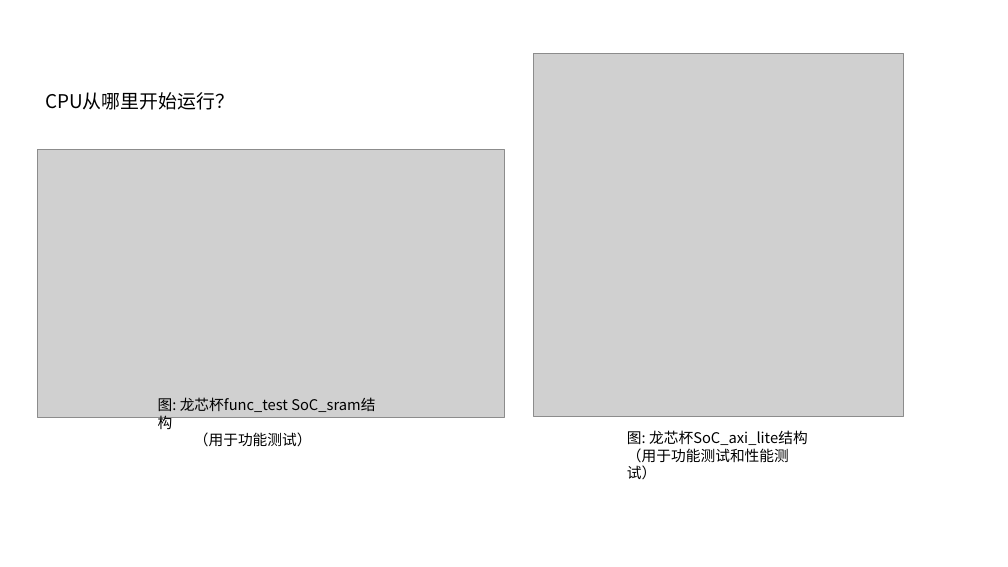
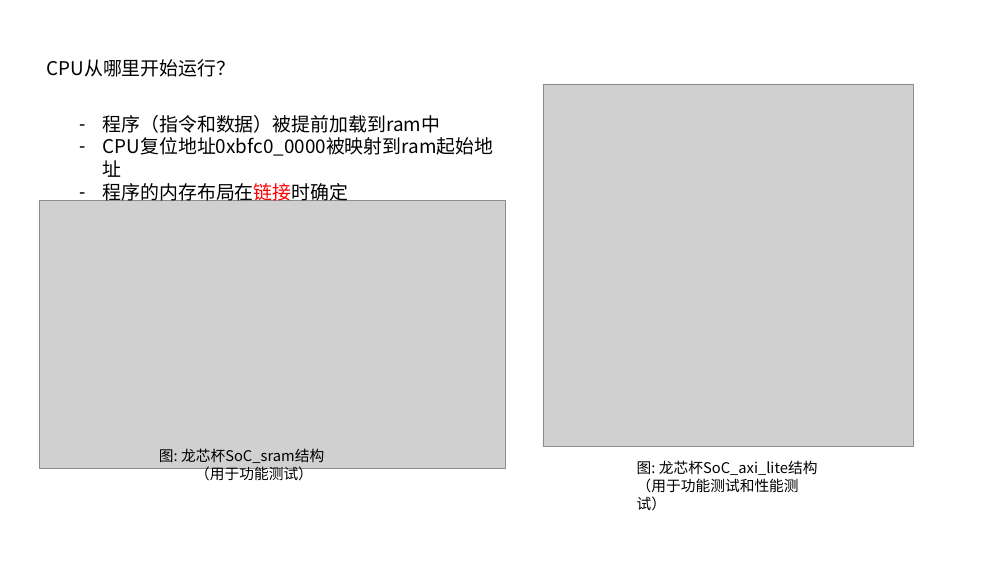
Before and after one commit to y0fy/CO-lab-material-CQU, a slide deck: slide 8 of doc/ppt/2020/硬综讲解1.pptx. Drawn at 1008x567 pixels with LibreOffice and Linux fonts; fonts in the diff are those of the drawing; grey boxes stand for pictures. Boxes give left, top, right and bottom in pixels: in the first picture for what was removed or moved away, otherwise in the second. Text is boxed around its words. In the diff, an @@ line names an element or a change of style, - is before the commit and + after.

```diff
--- a/doc/ppt/2020/硬综讲解1.pptx
+++ b/doc/ppt/2020/硬综讲解1.pptx
@@ text "CPU从哪里开始运行？": place and size @@
-text "CPU从哪里开始运行？" at box(45, 92, 234, 110)
+text "CPU从哪里开始运行？" at box(47, 59, 236, 77)
@@ picture: place and size @@
-picture at box(533, 54, 904, 417)
+picture at box(543, 84, 913, 447)
@@ text added at box(103, 115, 494, 204), 18 pt, text #000000 @@
+– 程序（指令和数据）被提前加载到ram中
+– CPU复位地址0xbfc0_0000被映射到ram起始地址
+– 程序的内存布局在链接时确定
@@ picture: place and size @@
-picture at box(38, 149, 504, 417)
+picture at box(39, 200, 506, 469)
@@ text "图: 龙芯杯SoC_sram结构": place and size @@
-text "图: 龙芯杯SoC_sram结构" at box(158, 397, 375, 447)
+text "图: 龙芯杯SoC_sram结构" at box(159, 448, 324, 480)
@@ text at box(159, 448, 324, 463): text changed @@
-图: 龙芯杯func_test SoC_sram结构
+图: 龙芯杯SoC_sram结构
@@ text "图: 龙芯杯SoC_axi_lite结构（用于功能测试和性能测试）": place and size @@
-text "图: 龙芯杯SoC_axi_lite结构（用于功能测试和性能测试）" at box(627, 430, 808, 479)
+text "图: 龙芯杯SoC_axi_lite结构（用于功能测试和性能测试）" at box(637, 460, 818, 511)
```
Also in this commit, not shown: 13 other slides changed, 23 slides added, 6 slides removed, 3 other files.
